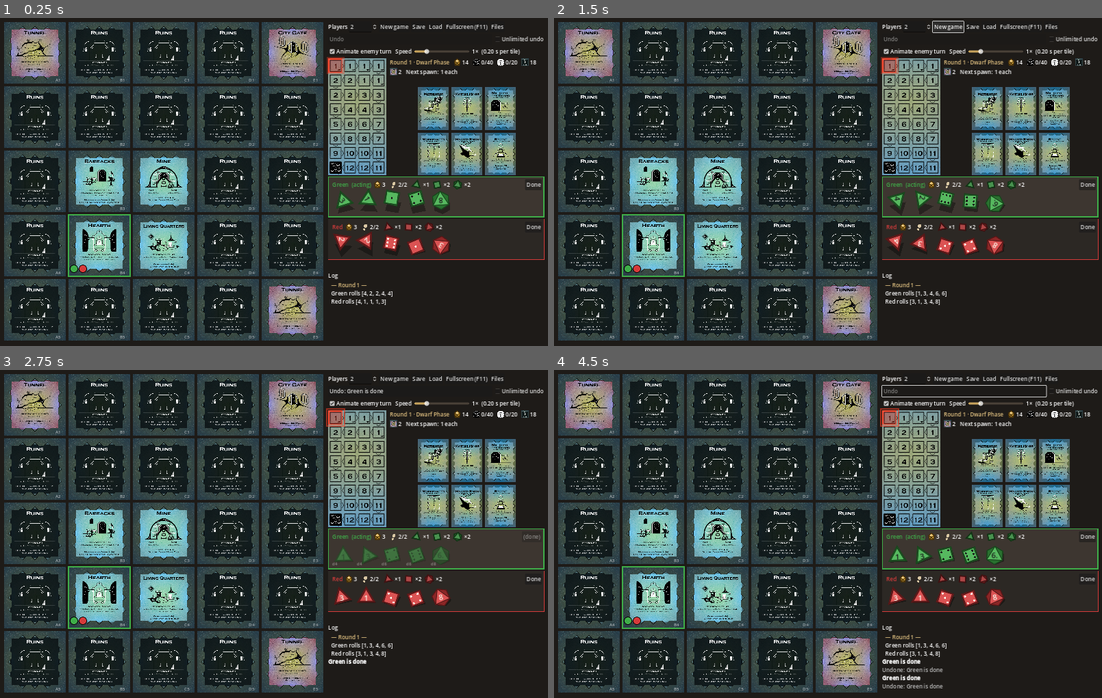
Above: before the commit, frames 1-4 (two rows, left to right).
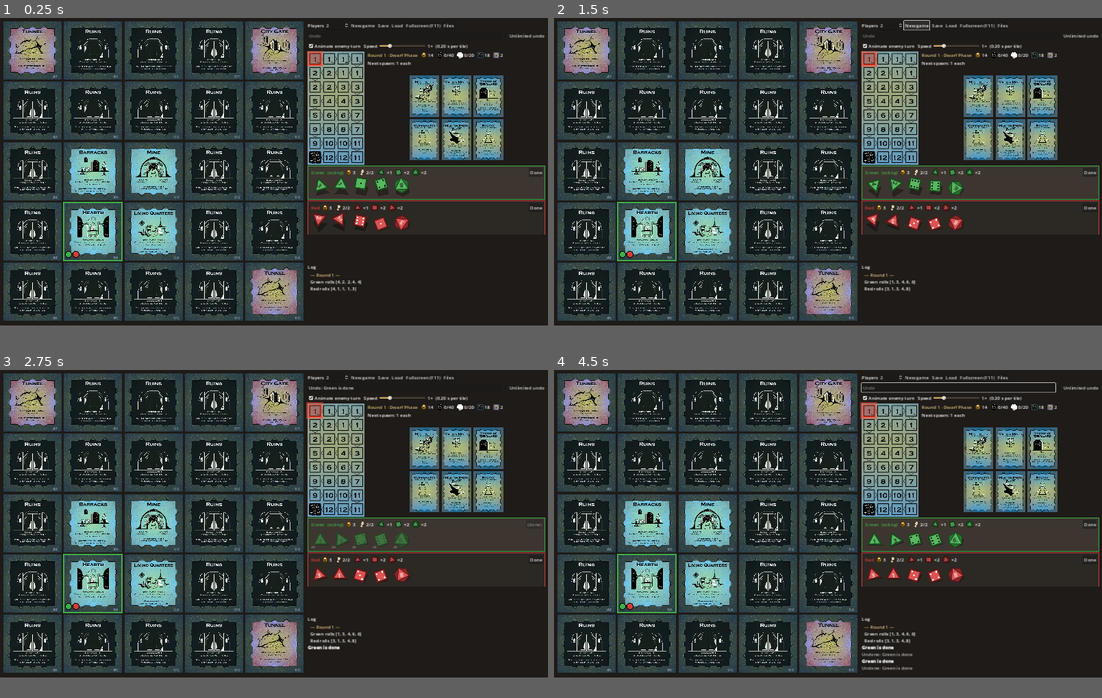
Above: after the commit, the same moments.

Repository: ra314/dwarves-ryk
Game: Godot game, scene res://scenes/main.tscn
Same seed, same stepped clock (60 frames per second), same inputs: the game is played once before the commit and once after it.
Inputs:
- Up to frame 1 (0.25 s): no input
- Up to frame 2 (1.5 s): click "New game" at 0.5 s; click "New game" at 1.25 s
- Up to frame 3 (2.75 s): click "Done" at 2 s
- Up to frame 4 (4.5 s): click "Undo: Green is done" at 2.75 s; click "Done" at 3.5 s; click "Undo: Green is done" at 4.25 s
In our replay, the window is 800x480 before the commit and 800x450 after it. These sizes can differ from the game's own. Grey fills any space a smaller window leaves; there, only what the larger window draws over its background counts as a difference.

The runs differ from the first frame. In frame 1, 46% of the frame differs, in the area x 0-100%, y 1-99%; in frame 2, 46%; in frame 3, 46%; in frame 4, 47%.

Commit message:
Widen the layout to 1920x1080 and fit every die in the tray
A player with every die (10 plus the d10 and d12) overflowed the tray:
12 dice at 68px didn't fit the right-hand column.

- The layout is now 1920x1080 (16:9): no side bars in fullscreen on
  most screens, 208px tiles (were 184), and a column about 200px wider.
  The turn track and title cards use some of the room. The size lives
  in LAYOUT_W/LAYOUT_H in main.gd, matching project.godot.
- Dice keep their 68px size when they fit and otherwise shrink evenly
  to fit the tray (dice_side). With all 12 and the selected total shown
  they're 53px.
- Tests: all 12 dice fit the tray with and without the selected total,
  and a normal pool stays full size.

Co-Authored-By: Claude Opus 5.5 <noreply@anthropic.com>
Claude-Session: https://claude.ai/code/session_01LEznH7JBbSnGRsZcWA9zG6

Diff:
--- a/project.godot
+++ b/project.godot
@@ -10,8 +10,8 @@
 
 [display]
 
-window/size/viewport_width=1600
-window/size/viewport_height=960
+window/size/viewport_width=1920
+window/size/viewport_height=1080
 window/stretch/mode="canvas_items"
 window/stretch/aspect="keep"
 
--- a/scripts/ui/main.gd
+++ b/scripts/ui/main.gd
@@ -7,8 +7,12 @@
 const SETTINGS_PATH := "user://settings.cfg"
 const MARGIN := 10
 const TILE_GAP := 4
-## Tiles fill the full height of the 960px-tall layout.
-const TILE := (960 - 2 * MARGIN - 4 * TILE_GAP) / 5
+## The layout's fixed size, scaled to the window (keep in sync with
+## display/window/size/viewport_* in project.godot). 16:9 fills most screens.
+const LAYOUT_W := 1920
+const LAYOUT_H := 1080
+## Tiles fill the full height of the layout.
+const TILE := (LAYOUT_H - 2 * MARGIN - 4 * TILE_GAP) / 5
 const PHASE_NAMES := ["Dwarf Phase", "Enemy Phase", "Game over"]
 
 var engine := GameEngine.new()
@@ -213,7 +217,7 @@
 	var info_row := HBoxContainer.new()
 	info_row.add_theme_constant_override("separation", 10)
 	side.add_child(info_row)
-	track_view = TrackView.new(_cached_texture(engine.data.raw["turn_track"]["image"]), 170)
+	track_view = TrackView.new(_cached_texture(engine.data.raw["turn_track"]["image"]), 200)
 	info_row.add_child(track_view)
 	var info := VBoxContainer.new()
 	info.size_flags_horizontal = Control.SIZE_EXPAND_FILL
@@ -279,7 +283,7 @@
 	blocker.visible = false
 	add_child(blocker)
 	var skip_button := _button("Skip >>  (Space)", func(): animator.skip = true)
-	skip_button.position = Vector2(MARGIN + 8, 960 - MARGIN - 48)
+	skip_button.position = Vector2(MARGIN + 8, LAYOUT_H - MARGIN - 48)
 	blocker.add_child(skip_button)
 	banner = PanelContainer.new()
 	var bs := StyleBoxFlat.new()
@@ -432,7 +436,7 @@
 		_toggle_fullscreen()
 
 
-## The layout is fixed at 1600x960 and scaled to fit the window (project stretch
+## The layout is fixed at LAYOUT_W x LAYOUT_H and scaled to fit the window (project stretch
 ## settings: canvas_items + keep), so fullscreen just makes everything bigger.
 func _toggle_fullscreen() -> void:
 	var fs := DisplayServer.window_get_mode() == DisplayServer.WINDOW_MODE_FULLSCREEN
@@ -734,9 +738,11 @@
 		if not p.on_board:
 			tray.add_child(_label("Wounded: misses this Dwarf Phase" if p.skip_phases == 0 else "Wounded: misses the next Dwarf Phase"))
 			continue
+		var showing_total := p.index == acting and not selected.is_empty()
+		var side := dice_side(p.dice.size(), showing_total)
 		for i in p.dice.size():
 			var die: Dictionary = p.dice[i]
-			var dv := DiceView.new()
+			var dv := DiceView.new(side)
 			dv.setup(die["type"], int(die["value"]), die["used"] or p.done,
 				p.index == acting and selected.has(int(die["id"])),
 				TileView.NOBLE_COLOURS[p.colour], hash([p.index, die["id"], s.round]))
@@ -821,12 +827,30 @@
 	for id in engine.data.title_ids():
 		var info := engine.data.title(id)
 		var holder := s.title_holder(id)
-		var thumb := CardThumb.make(_cached_texture(info["image"]), 90, _title_tip(id))
+		var thumb := CardThumb.make(_cached_texture(info["image"]), 104, _title_tip(id))
 		if holder >= 0:
 			thumb.modulate = Color(1, 1, 1, 0.55)
 			thumb.border = TileView.NOBLE_COLOURS[s.players[holder].colour]
 			thumb.caption = s.players[holder].colour
 		titles_grid.add_child(thumb)
+
+
+## Width of a player's dice tray: the right-hand column (what the board leaves
+## of the layout) minus the scrollbar and the panel's margins and border.
+const TRAY_WIDTH := LAYOUT_W - 2 * MARGIN - (5 * TILE + 4 * TILE_GAP) - 12 - 14 - 2 * (8 + 3)
+const DIE_MAX := 68.0
+const DIE_MIN := 36.0
+const SELECTED_LABEL_WIDTH := 110.0
+
+
+## Dice keep full size when they fit, and shrink evenly when a player has many
+## (up to 12: every die recruited plus the d10 and d12).
+static func dice_side(count: int, showing_total: bool) -> float:
+	if count <= 0:
+		return DIE_MAX
+	var room := TRAY_WIDTH - (SELECTED_LABEL_WIDTH if showing_total else 0.0)
+	var gap := 4.0  # HBoxContainer's default separation
+	return clampf(floorf((room - gap * (count - 1)) / count), DIE_MIN, DIE_MAX)
 
 
 func _set_acting(i: int) -> void:
--- a/tests/test_ui_smoke.gd
+++ b/tests/test_ui_smoke.gd
@@ -205,3 +205,32 @@
 	assert_eq(other.anim_speed, 0.5)
 	assert_almost_eq(other.scaled(EnemyTurnAnimator.STEP_SECONDS), 0.4, 0.0001)
 	DirAccess.remove_absolute(ProjectSettings.globalize_path("user://test_settings.cfg"))
+
+
+func _give_all_dice(p: PlayerState) -> void:
+	p.dice.clear()
+	for t in ["d4", "d4", "d4", "d6", "d6", "d6", "d6", "d8", "d8", "d8", "d10", "d12"]:
+		var d := p.add_die(t)
+		d["value"] = 3
+	for k in p.reserve:
+		p.reserve[k] = 0
+
+
+func test_dice_keep_full_size_when_they_fit() -> void:
+	assert_eq(main.dice_side(5, false), main.DIE_MAX)
+
+
+func test_every_die_fits_in_the_tray() -> void:
+	var p: PlayerState = main.engine.state.players[0]
+	_give_all_dice(p)
+	for showing_total in [false, true]:
+		main.selected = [int(p.dice[0]["id"])] if showing_total else []
+		main._refresh()
+		await get_tree().process_frame
+		var tray: HBoxContainer = null
+		for n in main.players_box.get_child(0).find_children("*", "HBoxContainer", true, false):
+			if n.get_children().any(func(c): return c is DiceView):
+				tray = n
+		assert_not_null(tray)
+		assert_eq(tray.get_children().filter(func(c): return c is DiceView).size(), 12)
+		assert_lte(tray.get_combined_minimum_size().x, float(main.TRAY_WIDTH), "selected total shown: %s" % showing_total)
Not shown, changed: CLAUDE.md
